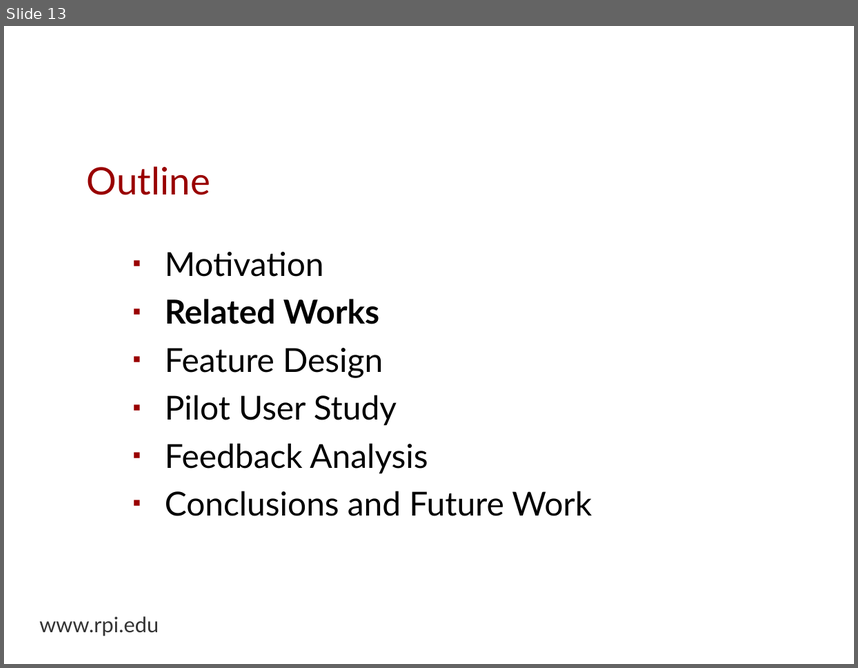
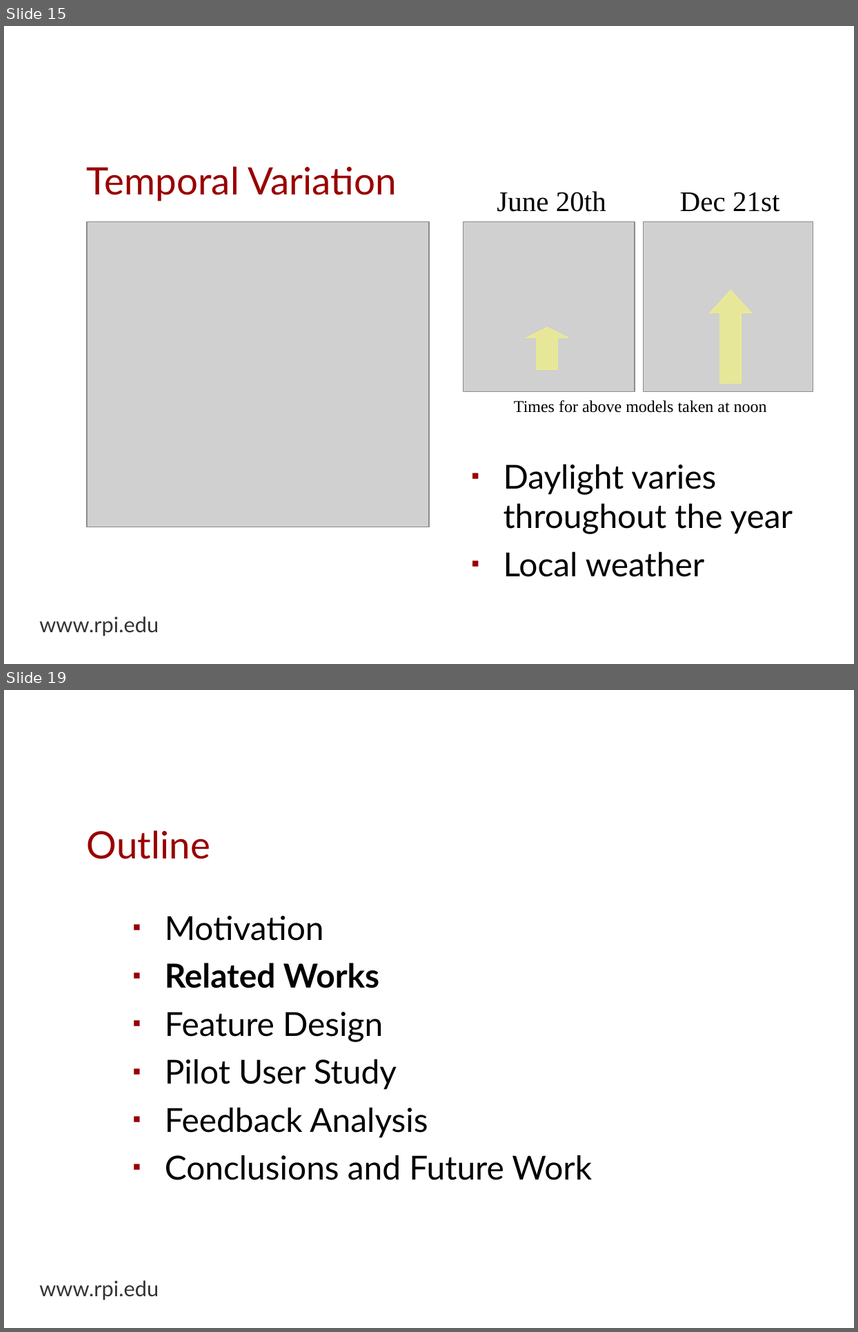
Before and after one commit to espinm2/master_presentation, a slide deck: max_espinoza.odp. Shown one above the other, each under a label of ours: slide 13 before the commit, slides 15 and 19 after it; the slides between them are not shown. The pictures are 858x668 and 858x1332 pixels, drawn with LibreOffice and Linux fonts; fonts in the diff are those of the drawing; grey boxes stand for pictures; background and template pictures are left out. Boxes give left, top, right and bottom in pixels: in the first picture for what was removed or moved away, otherwise in the second. Text is boxed around its words. In the diff, an @@ line names an element or a change of style, - is before the commit and + after.

```diff
--- a/max_espinoza.odp
+++ b/max_espinoza.odp
@@ slide 15 added at box(4, 26, 854, 664), background picture (left out); not listed: 1 template element that a slide beside it also shows @@
@@ title added at box(87, 166, 397, 201), 32 pt, text #990000 @@
+Temporal Variation
@@ text added at box(497, 191, 606, 212), 24 pt, text #000000 @@
+June 20th
@@ text added at box(680, 192, 780, 212), 24 pt, text #000000 @@
+Dec 21st
@@ picture added at box(87, 221, 429, 527) @@
@@ picture added at box(463, 221, 635, 392) @@
@@ picture added at box(643, 221, 813, 392) @@
@@ up arrow added at box(710, 290, 752, 383), fill #FFFF66 at 50% opacity, outline #FFFF66 0 pt @@
@@ up arrow added at box(526, 327, 568, 370), fill #FFFF66 at 50% opacity, outline #FFFF66 0 pt @@
@@ text added at box(514, 400, 767, 412), 14 pt, text #000000 @@
+Times for above models taken at noon
@@ text added at box(504, 463, 793, 577), 28 pt, text #000000 @@
+▪ Daylight varies throughout the year
+▪ Local weather
@@ what was slide 13 is now slide 19 @@
```
Also in this commit, not shown: 2 slides changed, 6 other slides added, 1 slide removed, 1 other file.
